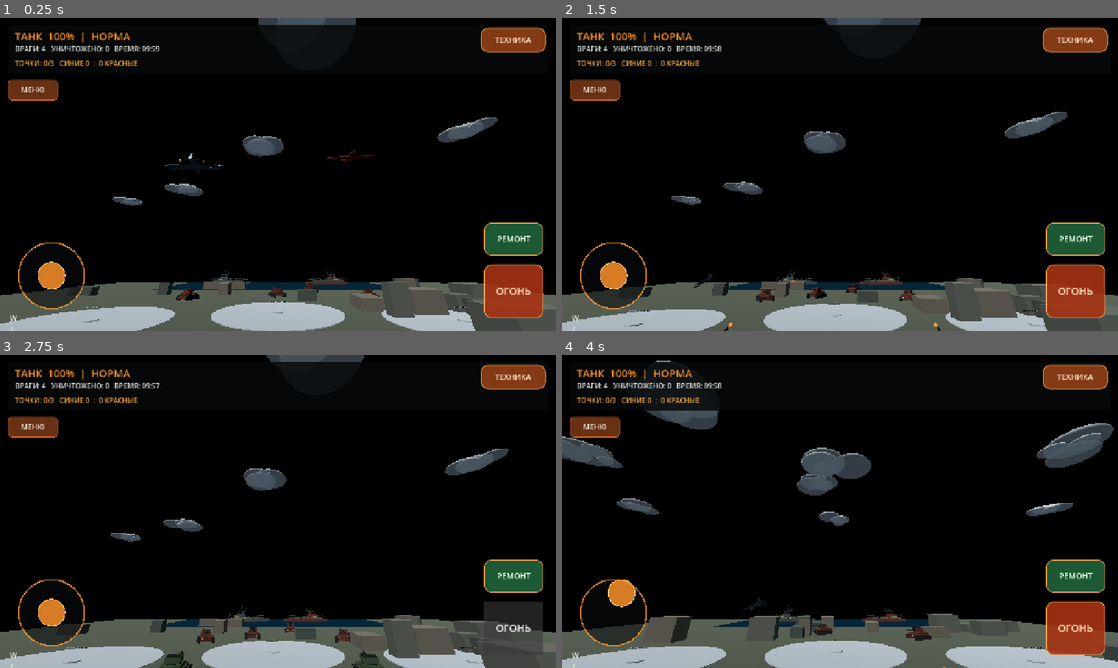
Above: before the commit, frames 1-4 (two rows, left to right).
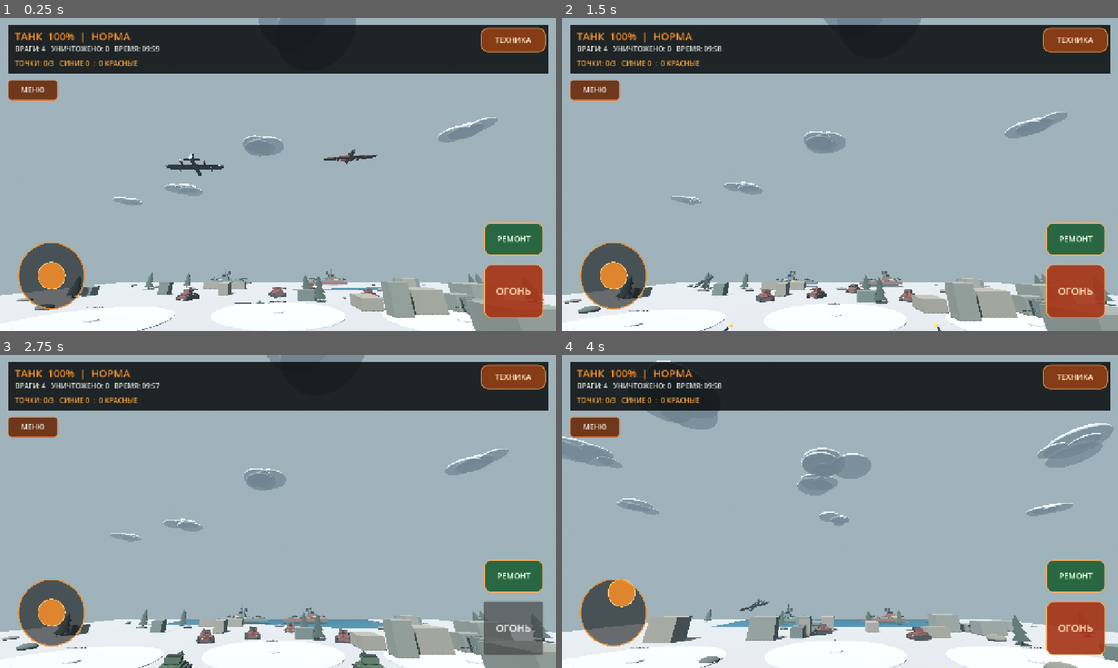
Above: after the commit, the same moments.

Repository: p87010834-ai/WAR-BATTLE-MOBILE
Game: Godot game, scene res://scenes/main.tscn
The game is run twice, just before and just after one commit, with the same random seed, the same clock (stepped at 60 frames per second) and the same inputs.
Inputs (mouse positions are in pixels of both pictures, inside the frame that each line leads up to):
- Up to frame 1 (0.25 s): no input
- Up to frame 2 (1.5 s): tap Enter at 0.5 s; drag from (612, 274) to (895, 105) at 0.52 s; drag from (728, 190) to (812, 237) at 1.27 s
- Up to frame 3 (2.75 s): click "ОГОНЬ" at 2 s
- Up to frame 4 (4 s): move the mouse to (895, 442) at 2.77 s; hold L (air_roll_right) 2.78-3.5 s; tap R at 2.85 s; drag from (612, 611) to (673, 464) at 3.52 s

The runs differ from the first frame. In frame 1, 93% of the frame differs, in the area x 0-100%, y 0-100%; in frame 2, 93%; in frame 3, 95%; in frame 4, 93%.

Commit message:
Upgrade world lighting, terrain, ocean and environment detail

Diff:
--- a/godot/scripts/main.gd
+++ b/godot/scripts/main.gd
@@ -5,6 +5,7 @@
 var current_vehicle_mode := "tank"
 var profile := WbmPlayerProfile.new()
 var weather_manager: WbmWeatherManager
+var audio_manager: WbmAudioManager
 var settings := WbmSettingsManager.new()
 var missions := WbmMissionSystem.new()
 var achievements := WbmAchievementSystem.new()
@@ -38,6 +39,9 @@
 	profile.load_profile()
 	settings.load_settings()
 	settings.apply_audio()
+	audio_manager = WbmAudioManager.new()
+	audio_manager.name = "AudioManager"
+	add_child(audio_manager)
 	season.load()
 	replay_recorder = WbmReplayRecorder.new()
 	replay_recorder.name = "ReplayRecorder"
@@ -136,16 +140,35 @@
 	var world_env := WorldEnvironment.new()
 	var env := Environment.new()
 	env.background_mode = Environment.BG_SKY
-	env.sky = Sky.new()
+	var sky := Sky.new()
+	var sky_material := ProceduralSkyMaterial.new()
+	sky_material.sky_top_color = Color(0.075, 0.16, 0.27)
+	sky_material.sky_horizon_color = Color(0.48, 0.57, 0.62)
+	sky_material.ground_bottom_color = Color(0.075, 0.085, 0.09)
+	sky_material.ground_horizon_color = Color(0.24, 0.29, 0.30)
+	sky_material.sun_angle_max = 18.0
+	sky.sky_material = sky_material
+	env.sky = sky
 	env.ambient_light_source = Environment.AMBIENT_SOURCE_COLOR
 	env.ambient_light_color = Color(0.48, 0.53, 0.58)
-	env.ambient_light_energy = 0.7
+	env.ambient_light_energy = 0.82
+	env.tonemap_mode = Environment.TONE_MAPPER_FILMIC
+	env.tonemap_exposure = 1.05
+	env.fog_enabled = true
+	env.fog_light_color = Color(0.48, 0.55, 0.58)
+	env.fog_density = 0.0018
+	env.glow_enabled = true
+	env.glow_intensity = 0.28
+	env.glow_strength = 0.55
 	world_env.environment = env
 	add_child(world_env)
 
 	var sun := DirectionalLight3D.new()
 	sun.rotation_degrees = Vector3(-48, -32, 0)
 	sun.light_energy = 1.25
+	sun.shadow_enabled = true
+	sun.directional_shadow_mode = DirectionalLight3D.SHADOW_PARALLEL_4_SPLITS
+	sun.directional_shadow_max_distance = 115.0
 	add_child(sun)
 
 	var ground := StaticBody3D.new()
@@ -153,9 +176,36 @@
 	var plane := PlaneMesh.new()
 	plane.size = Vector2(180, 180)
 	ground_mesh.mesh = plane
-	var ground_mat := StandardMaterial3D.new()
-	ground_mat.albedo_color = Color(0.24, 0.27, 0.22)
-	ground_mat.roughness = 1.0
+	var ground_shader := Shader.new()
+	ground_shader.code = """
+shader_type spatial;
+render_mode diffuse_burley, specular_schlick_ggx;
+float hash21(vec2 p) {
+	p = fract(p * vec2(123.34, 456.21));
+	p += dot(p, p + 45.32);
+	return fract(p.x * p.y);
+}
+float noise2(vec2 p) {
+	vec2 i = floor(p);
+	vec2 f = fract(p);
+	f = f * f * (3.0 - 2.0 * f);
+	return mix(mix(hash21(i), hash21(i + vec2(1.0, 0.0)), f.x),
+		mix(hash21(i + vec2(0.0, 1.0)), hash21(i + vec2(1.0, 1.0)), f.x), f.y);
+}
+void fragment() {
+	vec2 p = WORLD_POSITION.xz * 0.19;
+	float n = noise2(p) * 0.55 + noise2(p * 3.7) * 0.28 + noise2(p * 11.0) * 0.17;
+	vec3 soil = vec3(0.105, 0.125, 0.105);
+	vec3 grass = vec3(0.23, 0.255, 0.19);
+	vec3 dry = vec3(0.29, 0.255, 0.19);
+	vec3 col = mix(soil, grass, smoothstep(0.25, 0.72, n));
+	col = mix(col, dry, smoothstep(0.72, 0.94, n) * 0.32);
+	ALBEDO = col;
+	ROUGHNESS = 0.96;
+}
+"""
+	var ground_mat := ShaderMaterial.new()
+	ground_mat.shader = ground_shader
 	ground_mesh.material_override = ground_mat
 	ground.add_child(ground_mesh)
 	var ground_collision := CollisionShape3D.new()
@@ -172,10 +222,28 @@
 	ocean.mesh = ocean_mesh
 	ocean.position = Vector3(0, 0.035, -69)
 	var ocean_material := StandardMaterial3D.new()
-	ocean_material.albedo_color = Color(0.035, 0.16, 0.23)
-	ocean_material.roughness = 0.28
-	ocean_material.metallic = 0.18
-	ocean.material_override = ocean_material
+	var water_shader := Shader.new()
+	water_shader.code = """
+shader_type spatial;
+render_mode cull_back, diffuse_burley, specular_schlick_ggx;
+uniform vec3 deep_color : source_color = vec3(0.012, 0.075, 0.12);
+uniform vec3 shallow_color : source_color = vec3(0.055, 0.23, 0.28);
+void vertex() {
+	float wave_a = sin(VERTEX.x * 0.19 + TIME * 1.25) * 0.13;
+	float wave_b = cos(VERTEX.z * 0.24 - TIME * 0.82) * 0.10;
+	float wave_c = sin((VERTEX.x + VERTEX.z) * 0.11 + TIME * 0.6) * 0.07;
+	VERTEX.y += wave_a + wave_b + wave_c;
+}
+void fragment() {
+	float ripple = sin(UV.x * 145.0 + TIME * 1.8) * cos(UV.y * 105.0 - TIME) * 0.035;
+	ALBEDO = mix(deep_color, shallow_color, clamp(UV.y * 0.55 + 0.28 + ripple, 0.0, 1.0));
+	METALLIC = 0.24;
+	ROUGHNESS = 0.2;
+}
+"""
+	var water_material := ShaderMaterial.new()
+	water_material.shader = water_shader
+	ocean.material_override = water_material
 	add_child(ocean)
 
 	for i in range(22):
@@ -199,6 +267,7 @@
 			block.position.x += 28.0
 		add_child(block)
 
+	_add_environment_props()
 	camera_pivot = Node3D.new()
 	camera_pivot.top_level = true
 	add_child(camera_pivot)
@@ -207,6 +276,57 @@
 	camera.rotation_degrees = Vector3(24, 0, 0)
 	camera.current = true
 	camera_pivot.add_child(camera)
+
+
+func _add_environment_props() -> void:
+	var rock_materials: Array[StandardMaterial3D] = []
+	for color in [Color(0.20, 0.22, 0.21), Color(0.29, 0.28, 0.24), Color(0.16, 0.19, 0.18)]:
+		var material := StandardMaterial3D.new()
+		material.albedo_color = color
+		material.roughness = 0.98
+		rock_materials.append(material)
+	var bark := StandardMaterial3D.new()
+	bark.albedo_color = Color(0.19, 0.13, 0.085)
+	bark.roughness = 1.0
+	var pine := StandardMaterial3D.new()
+	pine.albedo_color = Color(0.075, 0.13, 0.095)
+	pine.roughness = 1.0
+	for i in range(26):
+		var rock := MeshInstance3D.new()
+		var mesh := SphereMesh.new()
+		mesh.radius = randf_range(0.7, 2.0)
+		mesh.height = mesh.radius * randf_range(0.45, 0.9)
+		rock.mesh = mesh
+		rock.material_override = rock_materials[i % rock_materials.size()]
+		rock.position = Vector3(randf_range(-78.0, 78.0), mesh.height * 0.25, randf_range(-76.0, 68.0))
+		rock.scale = Vector3(randf_range(0.8, 1.5), 1.0, randf_range(0.8, 1.4))
+		if Vector2(rock.position.x, rock.position.z - 18.0).length() > 24.0:
+			add_child(rock)
+	for i in range(18):
+		var tree := Node3D.new()
+		tree.position = Vector3(randf_range(-82.0, 82.0), 0.0, randf_range(-76.0, 62.0))
+		if Vector2(tree.position.x, tree.position.z - 18.0).length() < 34.0:
+			continue
+		var trunk := MeshInstance3D.new()
+		var trunk_mesh := CylinderMesh.new()
+		trunk_mesh.top_radius = 0.16
+		trunk_mesh.bottom_radius = 0.28
+		trunk_mesh.height = randf_range(2.5, 4.0)
+		trunk.mesh = trunk_mesh
+		trunk.position.y = trunk_mesh.height * 0.5
+		trunk.material_override = bark
+		tree.add_child(trunk)
+		for tier in range(3):
+			var crown := MeshInstance3D.new()
+			var crown_mesh := CylinderMesh.new()
+			crown_mesh.top_radius = 0.0
+			crown_mesh.bottom_radius = 1.7 - tier * 0.34
+			crown_mesh.height = 2.6
+			crown.mesh = crown_mesh
+			crown.position.y = 2.1 + tier * 1.45
+			crown.material_override = pine
+			tree.add_child(crown)
+		add_child(tree)
 
 func _build_hud() -> void:
 	var layer := CanvasLayer.new()
